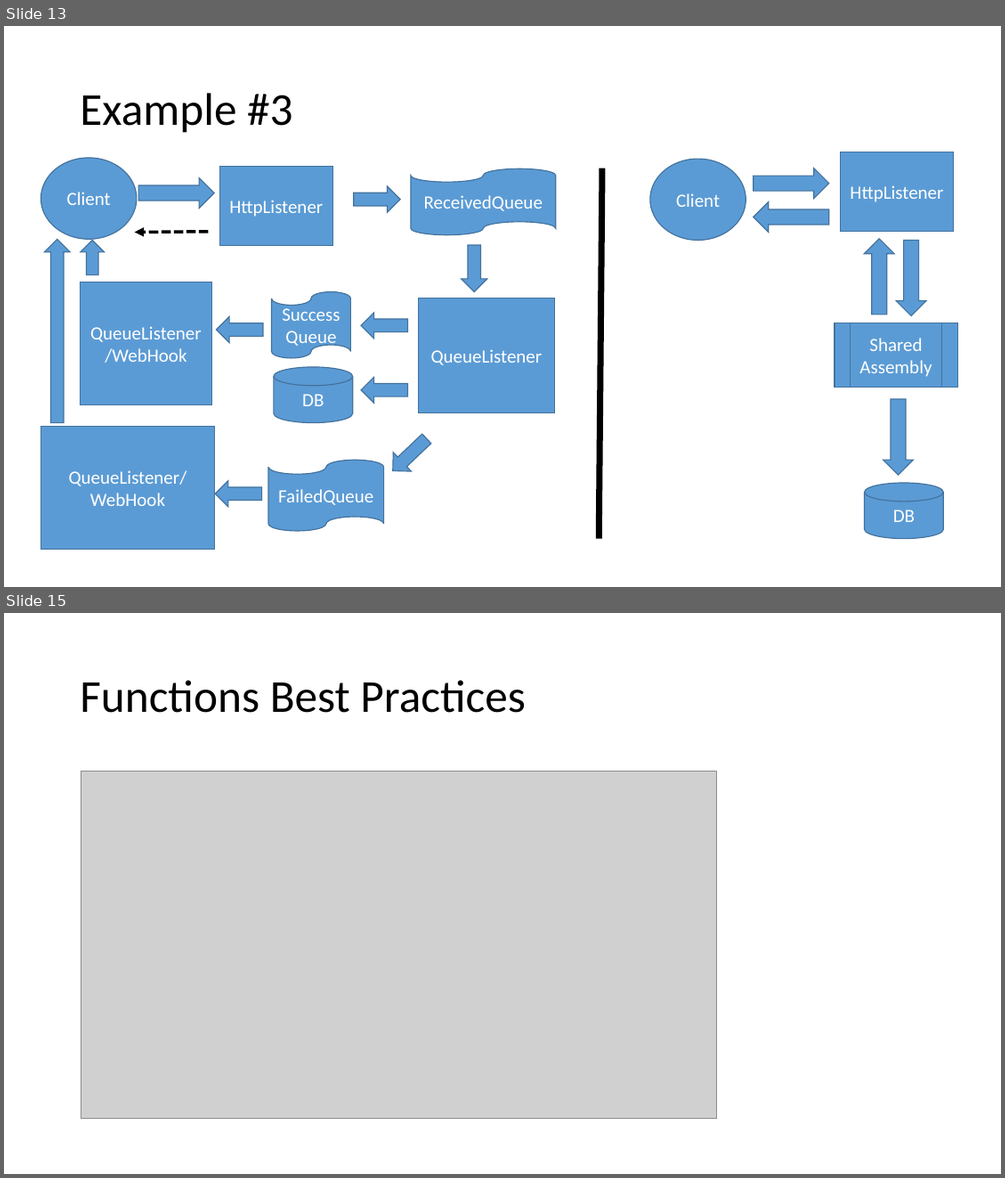
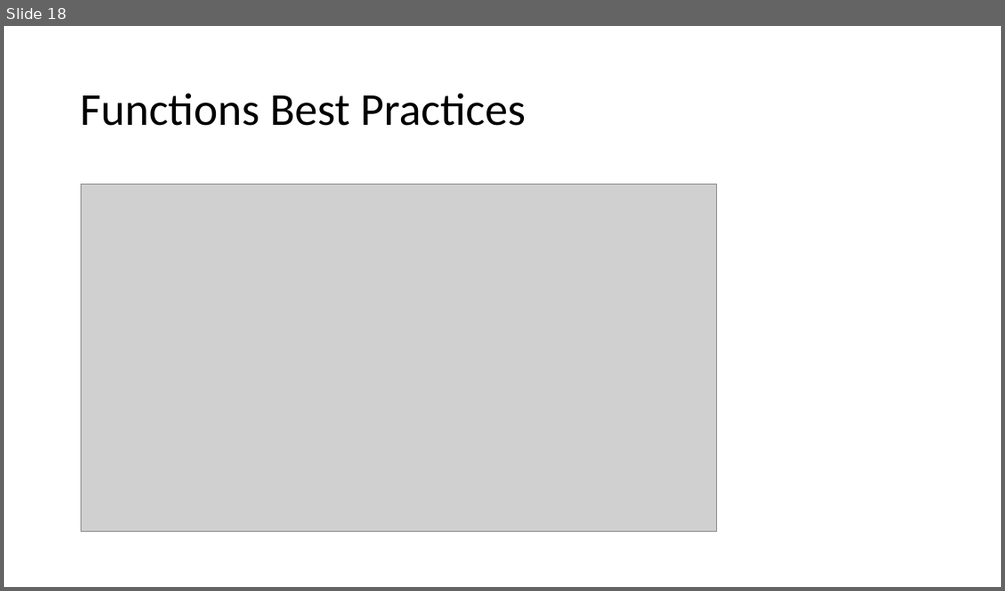
Before and after one commit to jamessdixon/Trinug.MainMeeting.March2017, a slide deck: Presentation/AzureFunctions.pptx. Shown one above the other, each under a label of ours: slides 13 and 15 before the commit, slide 18 after it; the slides between them are not shown. The pictures are 1005x1178 and 1005x591 pixels, drawn with LibreOffice and Linux fonts; fonts in the diff are those of the drawing; grey boxes stand for pictures. Boxes give left, top, right and bottom in pixels: in the first picture for what was removed or moved away, otherwise in the second. Text is boxed around its words. In the diff, an @@ line names an element or a change of style, - is before the commit and + after.

```diff
--- a/Presentation/AzureFunctions.pptx
+++ b/Presentation/AzureFunctions.pptx
@@ slide 13 removed at [4, 26, 1001, 587], background #FFFFFF @@
@@ title removed at [80, 93, 293, 133] @@
-Example #3
@@ ellipse removed at [40, 158, 137, 239] @@
-Client
@@ ellipse removed at [650, 159, 745, 240] @@
-Client
@@ rectangle removed at [840, 151, 953, 231] @@
-HttpListener
@@ right arrow removed at [138, 178, 214, 208] @@
@@ rectangle removed at [219, 166, 332, 245] @@
-HttpListener
@@ flow chart punched tape removed at [411, 168, 556, 235] @@
-ReceivedQueue
@@ line removed from (602, 168) to (599, 539) @@
@@ right arrow removed at [753, 168, 829, 198] @@
@@ right arrow removed at [354, 186, 400, 212] @@
@@ right arrow removed at [753, 201, 829, 232] @@
@@ right arrow removed at [44, 239, 70, 422] @@
@@ arrow removed from (208, 232) to (135, 232) @@
@@ right arrow removed at [865, 239, 894, 314] @@
@@ right arrow removed at [81, 240, 105, 275] @@
@@ right arrow removed at [461, 246, 487, 292] @@
@@ right arrow removed at [897, 240, 926, 316] @@
@@ rectangle removed at [80, 282, 212, 405] @@
-QueueListener/WebHook
@@ flow chart punched tape removed at [272, 291, 351, 358] @@
-SuccessQueue
@@ right arrow removed at [217, 317, 263, 343] @@
@@ right arrow removed at [361, 313, 407, 338] @@
@@ rectangle removed at [418, 297, 555, 412] @@
-QueueListener
@@ flow chart predefined process removed at [834, 323, 958, 387] @@
-Shared Assembly
@@ cylinder removed at [274, 367, 353, 423] @@
-DB
@@ right arrow removed at [361, 377, 407, 402] @@
@@ right arrow removed at [883, 399, 913, 475] @@
@@ rectangle removed at [40, 426, 214, 549] @@
-QueueListener/WebHook
@@ right arrow removed at [383, 429, 435, 480] @@
@@ flow chart punched tape removed at [268, 459, 384, 531] @@
-FailedQueue
@@ right arrow removed at [215, 481, 261, 507] @@
@@ cylinder removed at [865, 483, 944, 539] @@
-DB
@@ what was slide 15 is now slide 18 @@
```
Also in this commit, not shown: 3 slides changed, 4 slides added.
